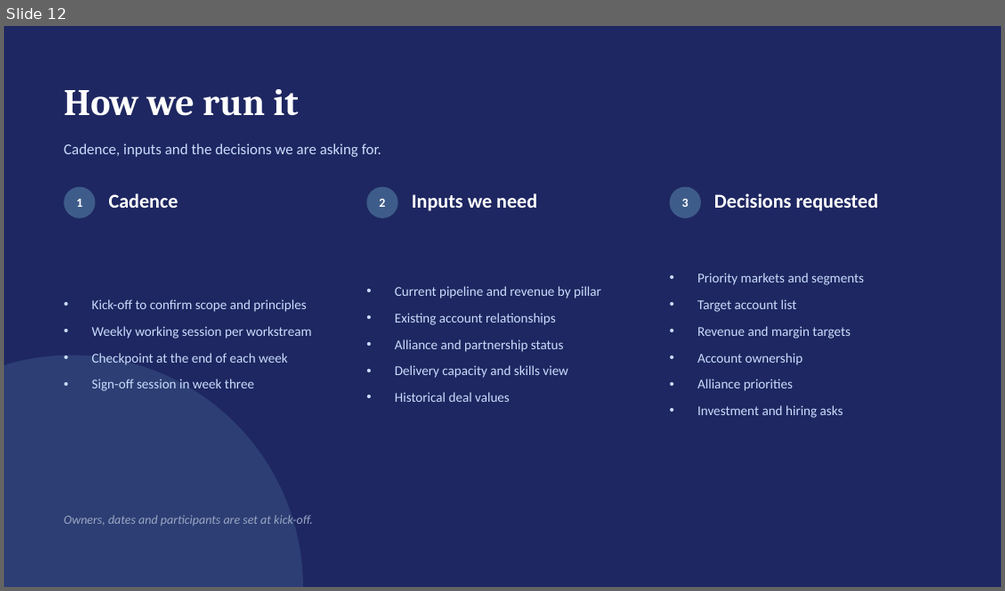
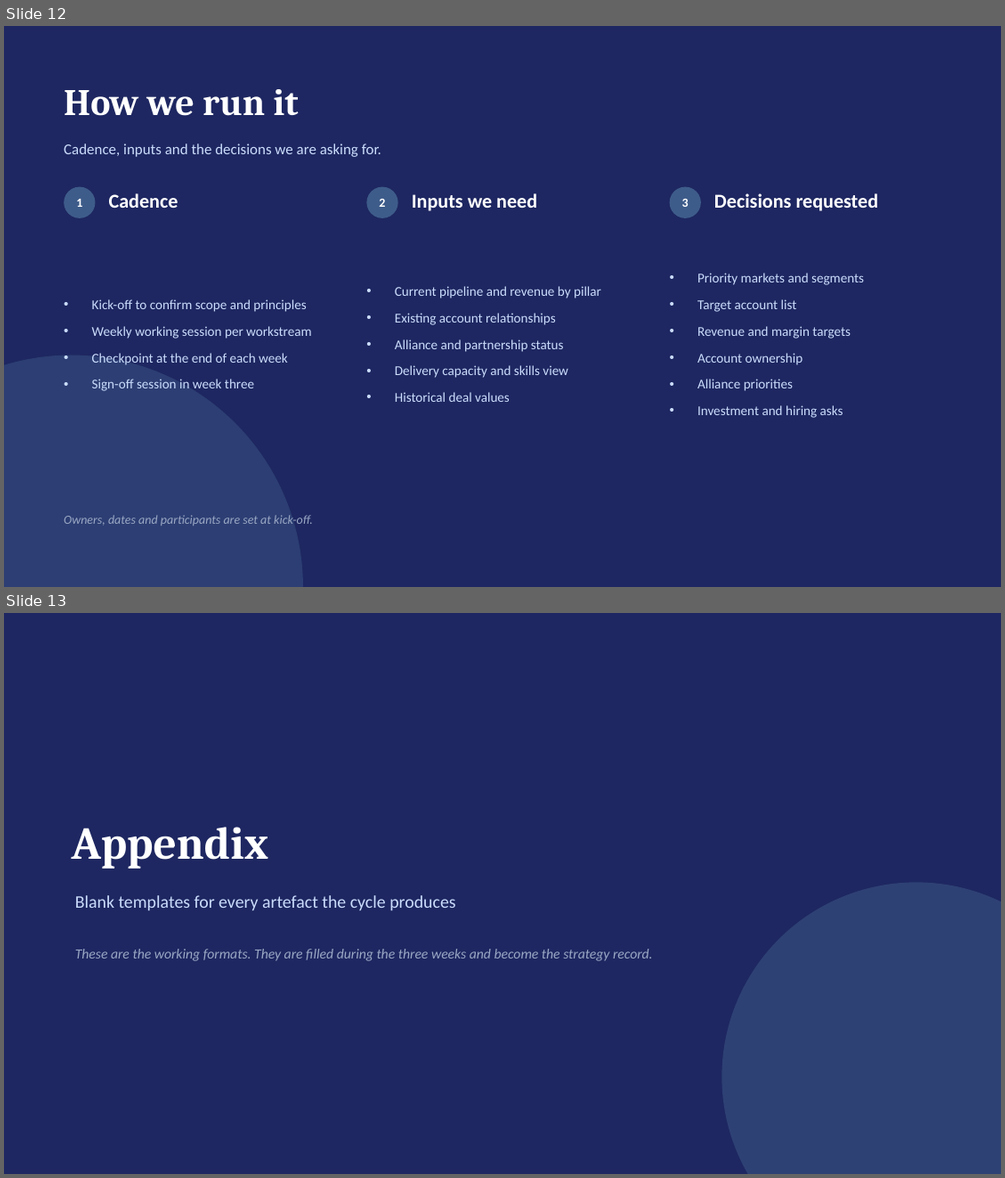
Before and after one commit to dhajjar-cyber/bae, a slide deck: FSI strategy/EAIND-FSI-Strategy-Development-Plan.pptx. Shown one above the other, each under a label of ours: slide 12 before the commit, slides 12 and 13 after it. The pictures are 1005x591 and 1005x1178 pixels, drawn with LibreOffice and Linux fonts; fonts in the diff are those of the drawing. Boxes give left, top, right and bottom in pixels: in the first picture for what was removed or moved away, otherwise in the second. Text is boxed around its words. In the diff, an @@ line names an element or a change of style, - is before the commit and + after.

```diff
--- a/FSI strategy/EAIND-FSI-Strategy-Development-Plan.pptx
+++ b/FSI strategy/EAIND-FSI-Strategy-Development-Plan.pptx
@@ slide 13 added at bbox=[4, 613, 1001, 1174], background #1E2761 @@
@@ text added at bbox=[72, 827, 268, 868], 44 pt, text #FFFFFF, bold @@
+Appendix
@@ text added at bbox=[75, 895, 455, 910], 17 pt, text #CADCFC @@
+Blank templates for every artefact the cycle produces
@@ ellipse added at bbox=[722, 882, 1001, 1174], fill #3E5C8A at 50% opacity @@
@@ text added at bbox=[75, 949, 653, 961], 13.5 pt, text #9AA7C4, italic @@
+These are the working formats. They are filled during the three weeks and become the strategy record.
```
Also in this commit, not shown: 1 slide changed, 9 other slides added, 2 other files.
